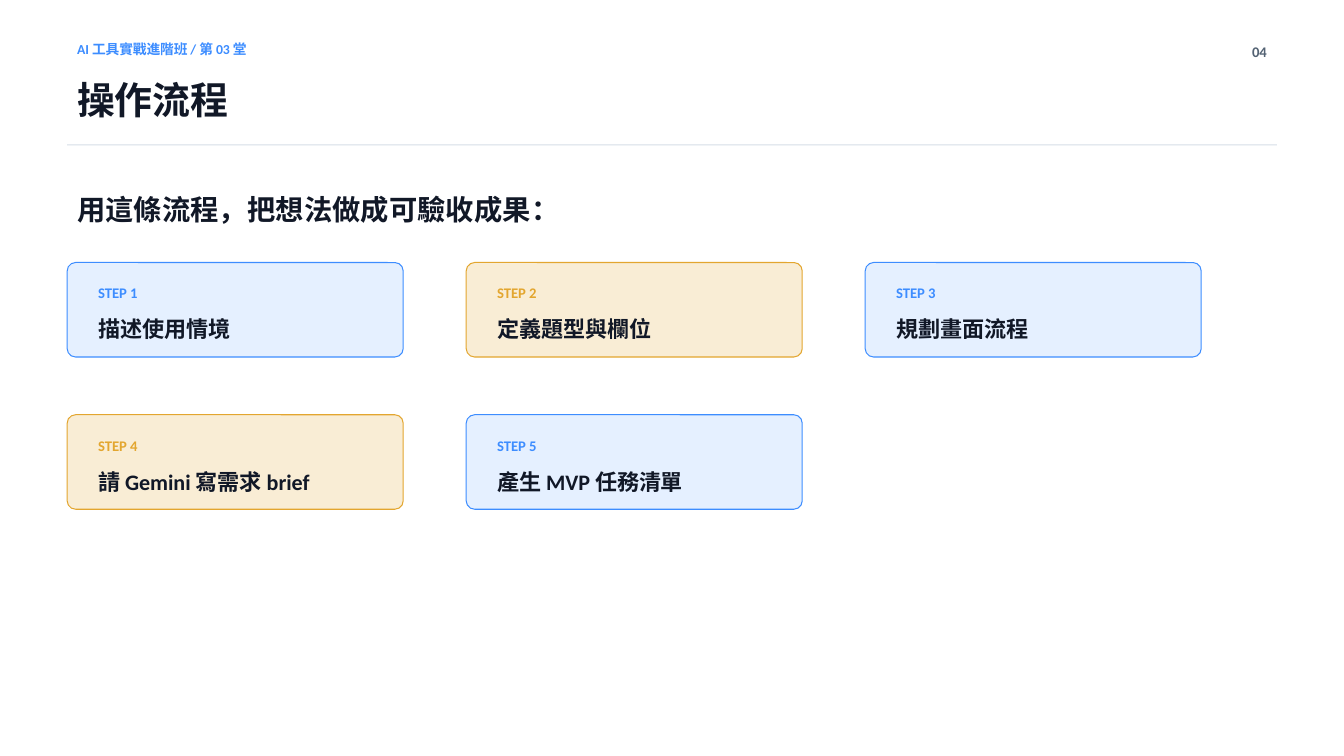
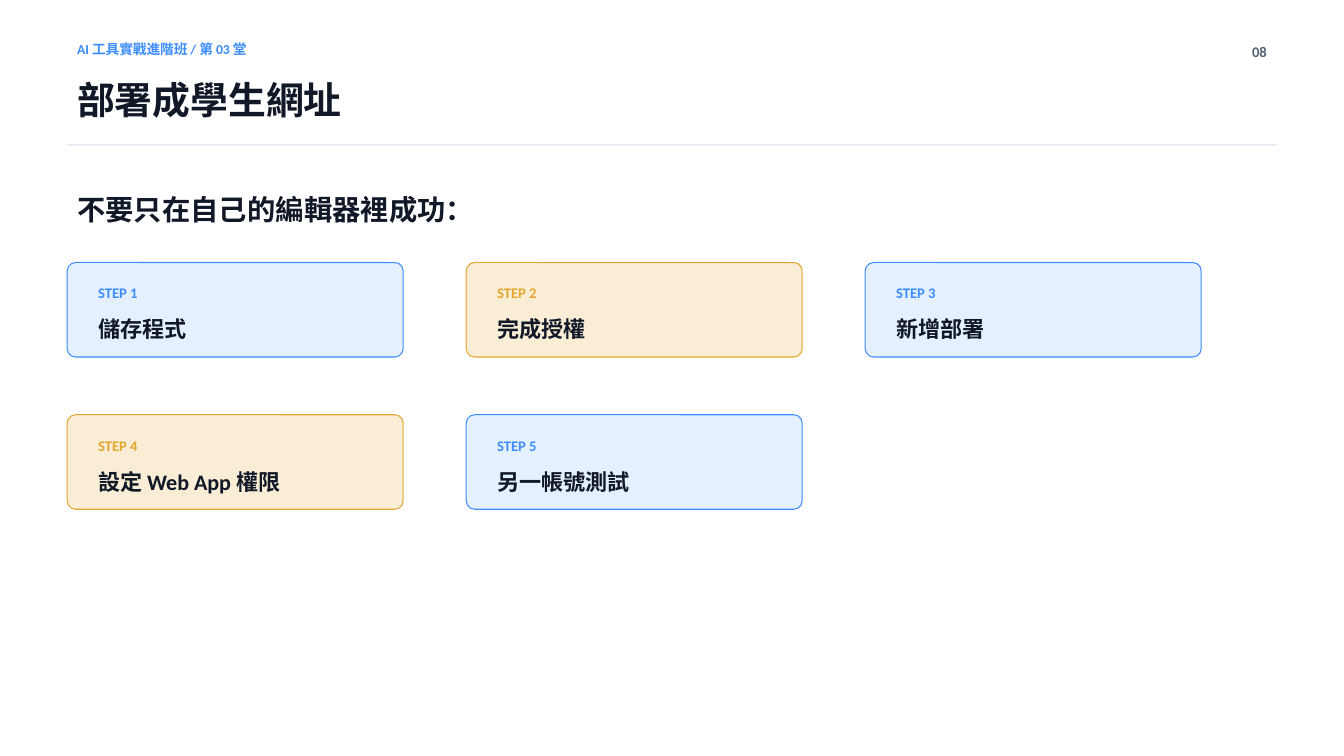
Before and after one commit to Calumai/calumai.com, a slide deck: slide 8 of class/ppt/lesson-03.pptx (slide 4 before the commit). Drawn at 1344x756 pixels with LibreOffice and Linux fonts; fonts in the diff are those of the drawing. Boxes give left, top, right and bottom in pixels: in the first picture for what was removed or moved away, otherwise in the second. Text is boxed around its words. In the diff, an @@ line names an element or a change of style, - is before the commit and + after.

```diff
--- a/class/ppt/lesson-03.pptx
+++ b/class/ppt/lesson-03.pptx
@@ text at (x1=1252, y1=47, x2=1267, y2=57): text changed @@
-04
+08
@@ text at (x1=77, y1=81, x2=342, y2=118): text changed @@
-操作流程
+部署成學生網址
@@ text at (x1=77, y1=196, x2=474, y2=223): text changed @@
-用這條流程，把想法做成可驗收成果：
+不要只在自己的編輯器裡成功：
@@ text at (x1=98, y1=318, x2=186, y2=339): text changed @@
-描述使用情境
+儲存程式
@@ text at (x1=497, y1=318, x2=585, y2=339): text changed @@
-定義題型與欄位
+完成授權
@@ text at (x1=896, y1=318, x2=984, y2=339): text changed @@
-規劃畫面流程
+新增部署
@@ text at (x1=98, y1=467, x2=280, y2=495): text changed @@
-請 Gemini 寫需求 brief
+設定 Web App 權限
@@ text at (x1=497, y1=471, x2=629, y2=492): text changed @@
-產生 MVP 任務清單
+另一帳號測試
```
Also in this commit, not shown: 4 other slides changed, 7 slides added, 3 slides removed, 48 other files.
